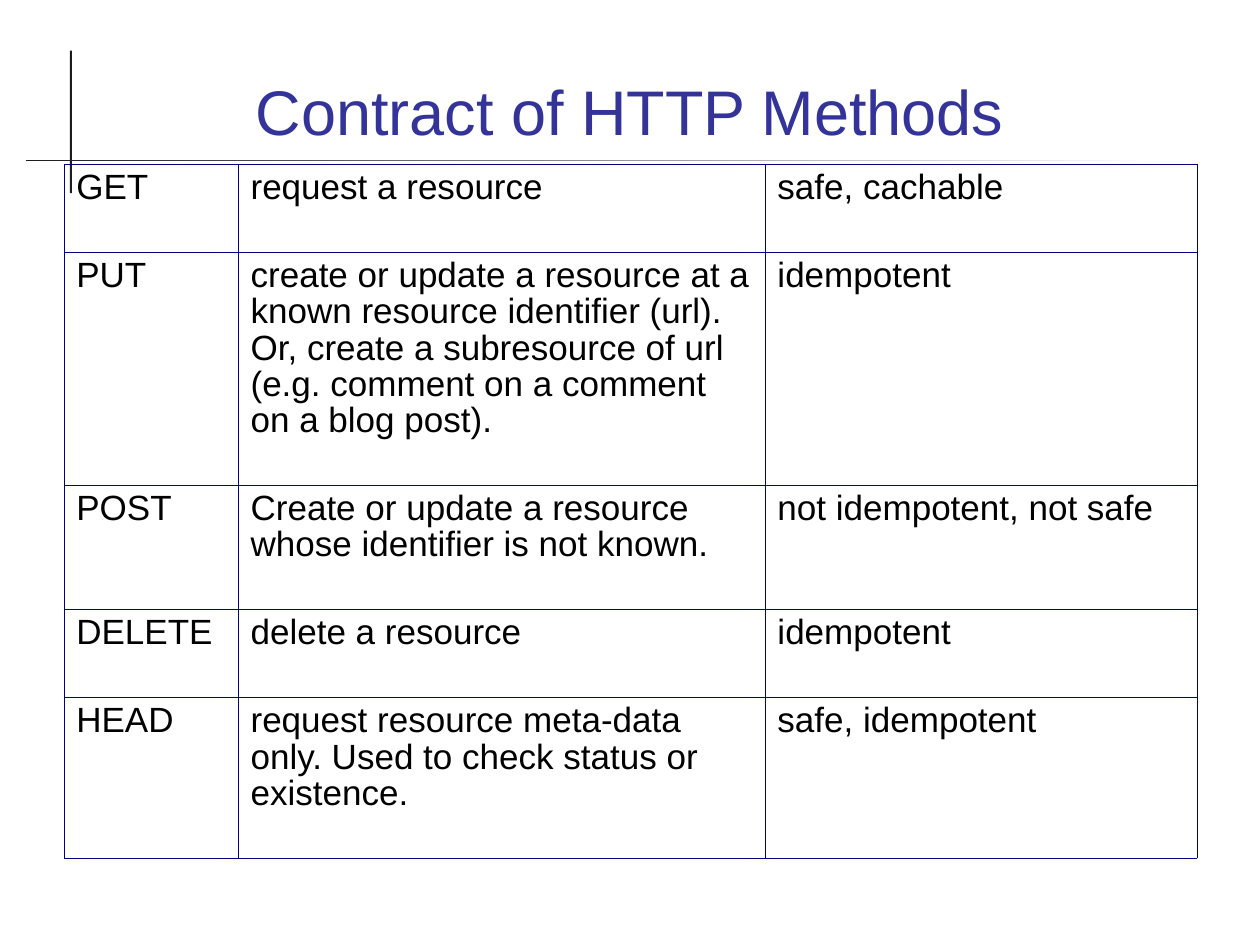
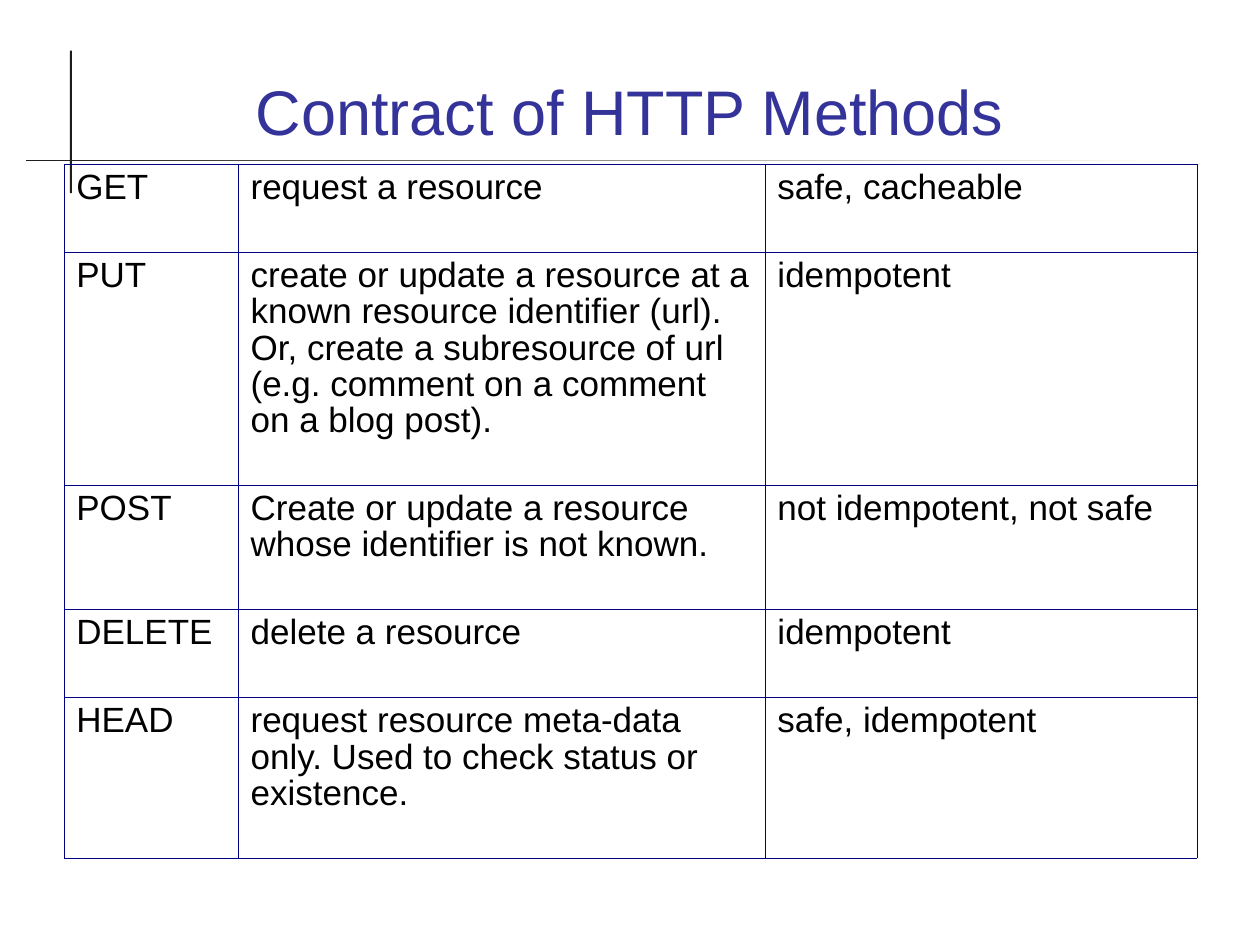
Before and after one commit to cpske/SSD, a slide deck: slide 5 of week15/RESTful Web Services.pptx. Drawn at 1260x945 pixels with LibreOffice and Linux fonts; fonts in the diff are those of the drawing. Boxes give left, top, right and bottom in pixels: in the first picture for what was removed or moved away, otherwise in the second. Text is boxed around its words. In the diff, an @@ line names an element or a change of style, - is before the commit and + after.

```diff
--- a/week15/RESTful Web Services.pptx
+++ b/week15/RESTful Web Services.pptx
@@ table at (64, 164, 1197, 857) @@
-row 1, column 3: safe, cachable
+row 1, column 3: safe, cacheable
```
Also in this commit, not shown: 2 other files.
